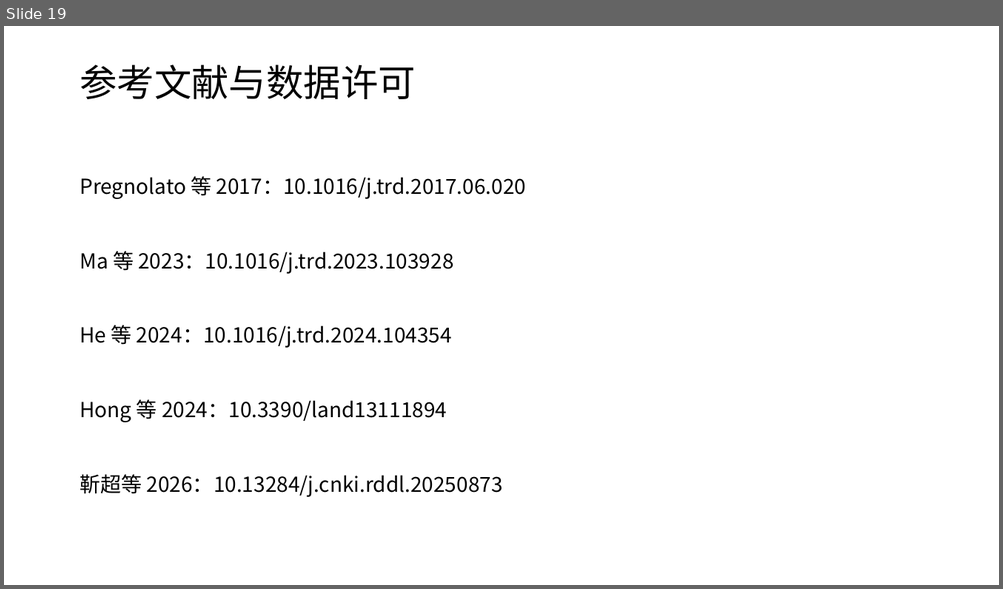
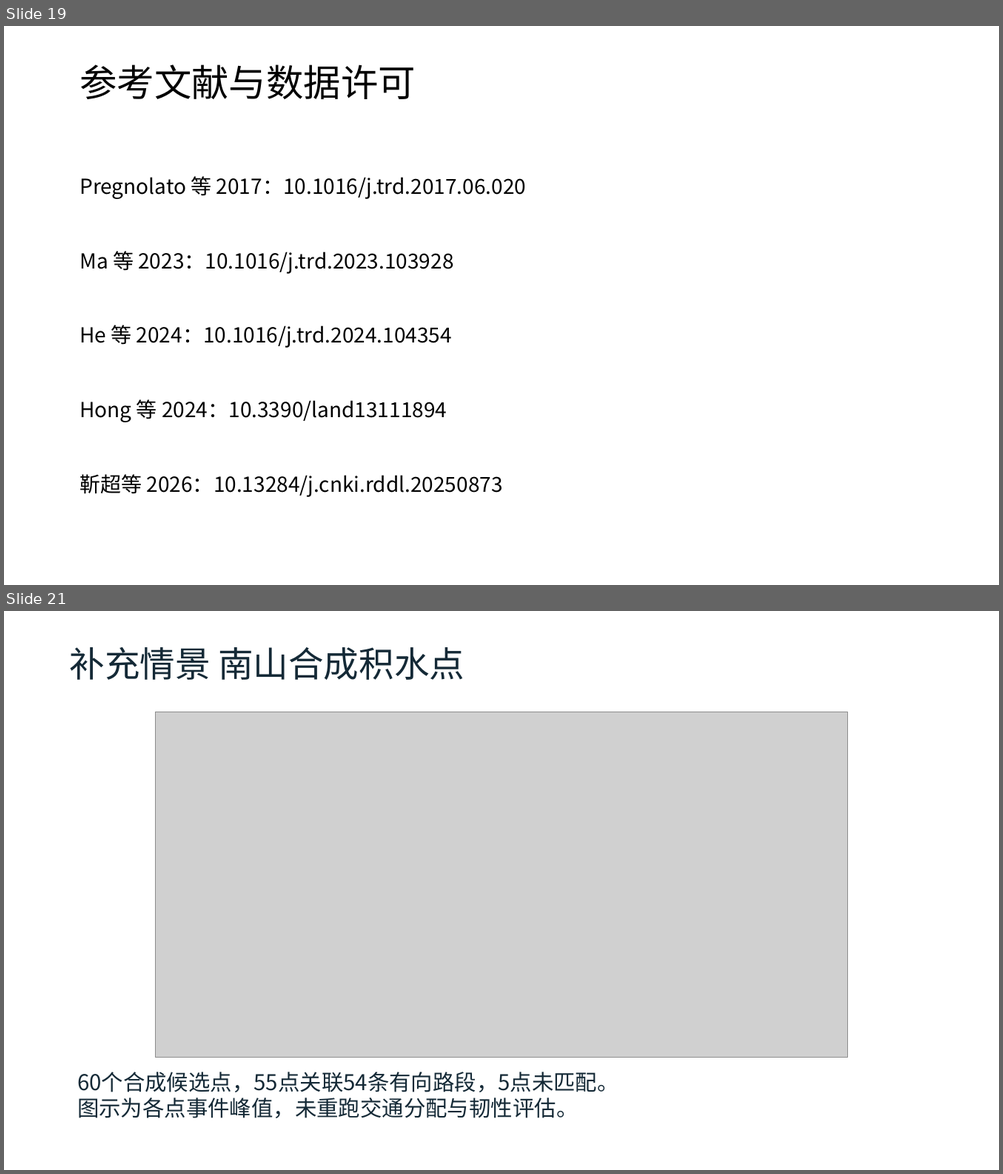
Before and after one commit to zhzhzh666/jiaotong, a slide deck: docs/deliverables/开题与阶段进展汇报.pptx. Shown one above the other, each under a label of ours: slide 19 before the commit, slides 19 and 21 after it; the slides between them are not shown. The pictures are 1003x589 and 1003x1174 pixels, drawn with LibreOffice and Linux fonts; fonts in the diff are those of the drawing; grey boxes stand for pictures. Boxes give left, top, right and bottom in pixels: in the first picture for what was removed or moved away, otherwise in the second. Text is boxed around its words. In the diff, an @@ line names an element or a change of style, - is before the commit and + after.

```diff
--- a/docs/deliverables/开题与阶段进展汇报.pptx
+++ b/docs/deliverables/开题与阶段进展汇报.pptx
@@ slide 21 added at (4, 611, 999, 1170), background #FFFFFF @@
@@ text added at (70, 647, 464, 680), 34 pt, text #142936 @@
+补充情景 南山合成积水点
@@ picture added at (156, 712, 847, 1058) @@
@@ text added at (77, 1072, 619, 1119), 21 pt, text #142936 @@
+60个合成候选点，55点关联54条有向路段，5点未匹配。
+图示为各点事件峰值，未重跑交通分配与韧性评估。
```
Also in this commit, not shown: 2 slides changed, 2 other slides added, 30 other files.
